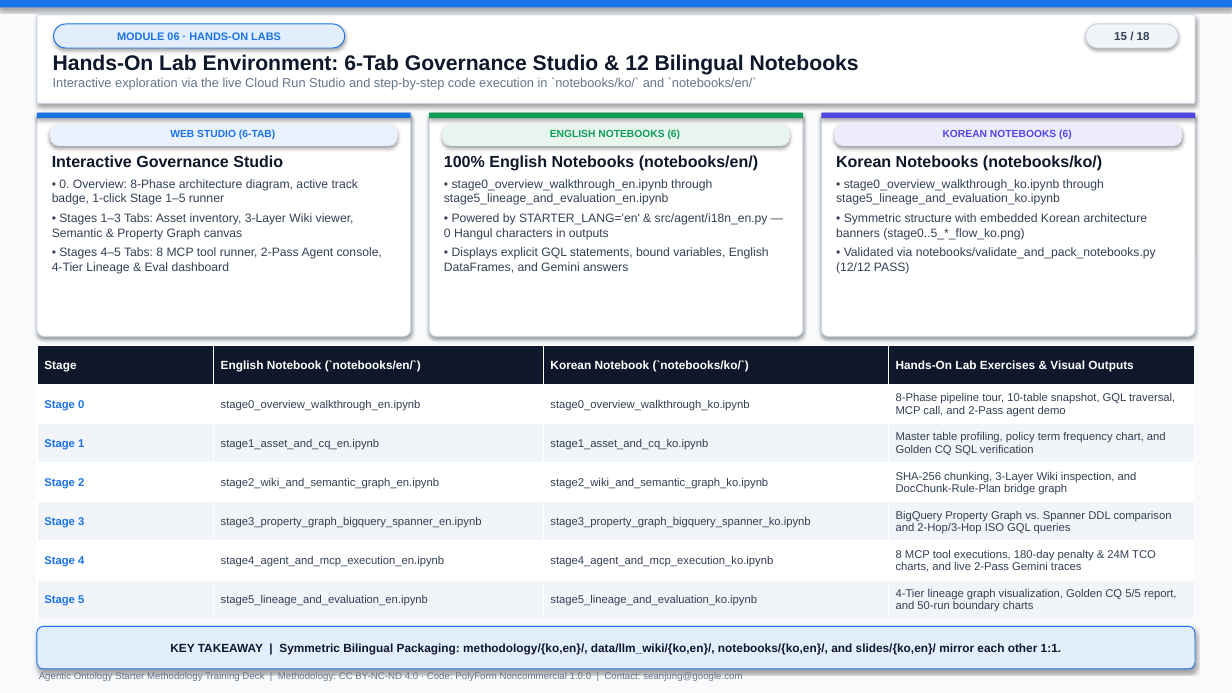
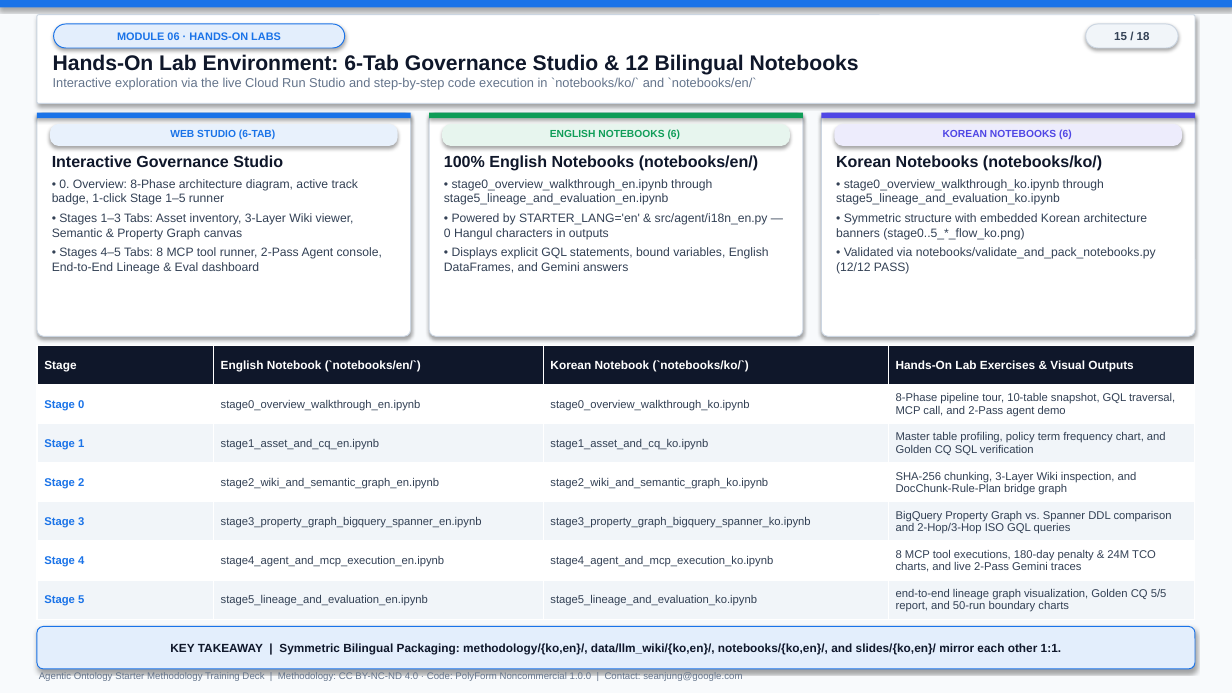
Before and after one commit to seanjungG/agentic-ontology-starter, a slide deck: slide 15 of slides/agentic_ontology_methodology_training_en.pptx. Drawn at 1232x693 pixels with LibreOffice and Linux fonts; fonts in the diff are those of the drawing. Boxes give left, top, right and bottom in pixels: in the first picture for what was removed or moved away, otherwise in the second. Text is boxed around its words. In the diff, an @@ line names an element or a change of style, - is before the commit and + after.

```diff
--- a/slides/agentic_ontology_methodology_training_en.pptx
+++ b/slides/agentic_ontology_methodology_training_en.pptx
@@ text at (52, 247, 382, 274): text changed @@
-• Stages 4–5 Tabs: 8 MCP tool runner, 2-Pass Agent console, 4-Tier Lineage & Eval dashboard
+• Stages 4–5 Tabs: 8 MCP tool runner, 2-Pass Agent console, End-to-End Lineage & Eval dashboard
@@ table at (37, 346, 1195, 619) @@
-row 7, column 4: 4-Tier lineage graph visualization, Golden CQ 5/5 report, and 50-run boundary charts
+row 7, column 4: end-to-end lineage graph visualization, Golden CQ 5/5 report, and 50-run boundary charts
```
Also in this commit, not shown: 5 other slides changed, 48 other files.
